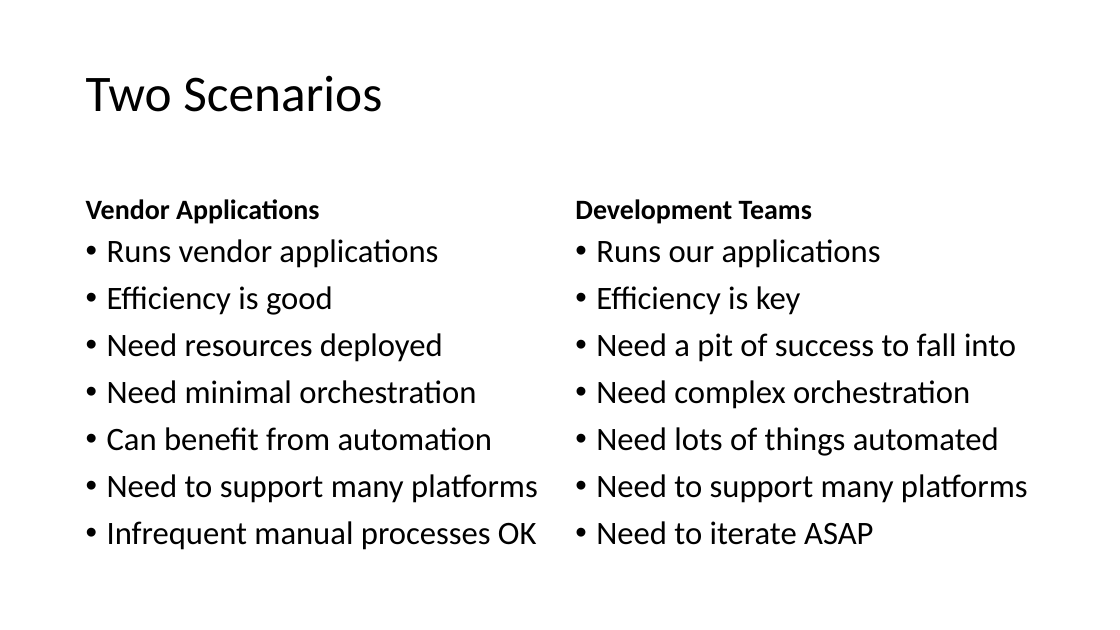
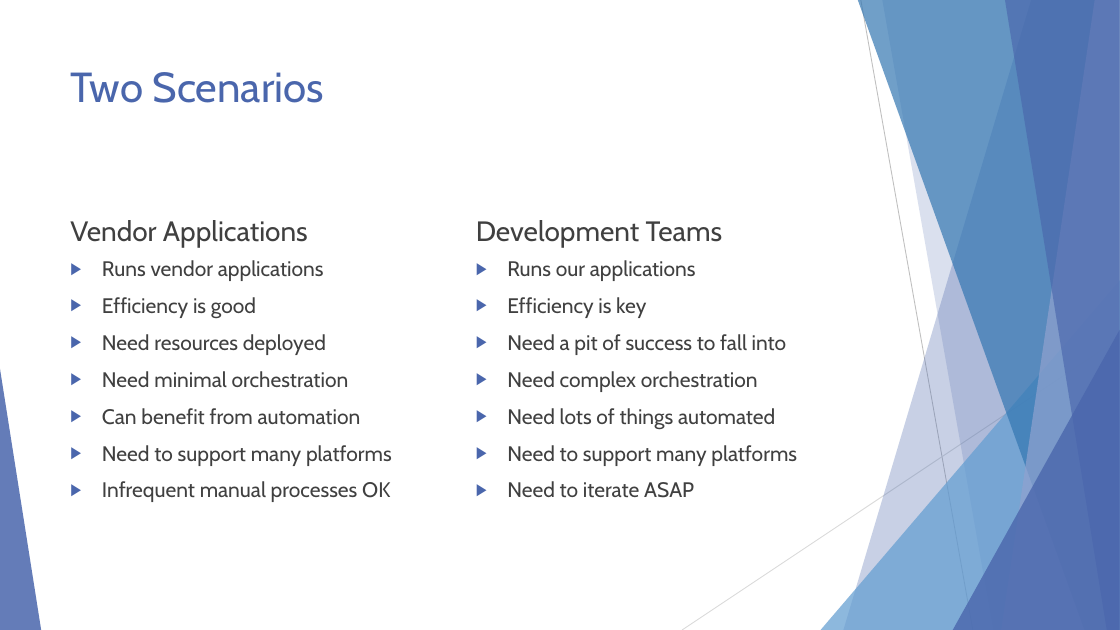
Before and after one commit to EnterpriseProductsLP/docker-straw-man, a slide deck: slide 15 of Docker Proofs of Concept.pptx. Drawn at 1120x630 pixels with LibreOffice and Linux fonts; fonts in the diff are those of the drawing. Boxes give left, top, right and bottom in pixels: in the first picture for what was removed or moved away, otherwise in the second. Text is boxed around its words. In the diff, an @@ line names an element or a change of style, - is before the commit and + after.

Commit message:
Finished styling and animating.

```diff
--- a/Docker Proofs of Concept.pptx
+++ b/Docker Proofs of Concept.pptx
@@ title "Two Scenarios": place and size @@
-title "Two Scenarios" at bbox=[86, 75, 382, 112]
+title "Two Scenarios" at bbox=[71, 72, 324, 103]
@@ title "Two Scenarios" at bbox=[71, 72, 324, 103]: size 44 to 36 pt, font Calibri to Cabin, text colour #000000 to #4A66AC; line spacing 0.9 to 1; vertical alignment middle to top @@
@@ text "Vendor Applications": place and size @@
-text "Vendor Applications" at bbox=[86, 199, 319, 224]
+text "Vendor Applications" at bbox=[70, 220, 308, 248]
@@ text "Vendor Applications" at bbox=[70, 220, 308, 248]: font Calibri to Cabin, text colour #000000 to #404040, bold off; line spacing 0.9 to 1 @@
@@ text "Development Teams" at bbox=[476, 220, 723, 248]: font Calibri to Cabin, text colour #000000 to #404040, bold off; line spacing 0.9 to 1 @@
@@ text "Development Teams": place and size @@
-text "Development Teams" at bbox=[575, 199, 812, 224]
+text "Development Teams" at bbox=[476, 220, 723, 248]
@@ text "Runs vendor applications": place and size @@
-text "Runs vendor applications" at bbox=[107, 239, 538, 550]
+text "Runs vendor applications" at bbox=[102, 260, 392, 502]
@@ text "Runs vendor applications" at bbox=[102, 260, 392, 502]: size 28 to 18 pt, font Calibri to Cabin, text colour #000000 to #404040; bullet • to ▶; line spacing 0.9 to 1 @@
@@ text "Runs our applications" at bbox=[507, 260, 797, 498]: size 28 to 18 pt, font Calibri to Cabin, text colour #000000 to #404040; bullet • to ▶; line spacing 0.9 to 1 @@
@@ text "Runs our applications": place and size @@
-text "Runs our applications" at bbox=[596, 239, 1028, 545]
+text "Runs our applications" at bbox=[507, 260, 797, 498]
@@ group added at bbox=[0, 0, 1120, 630]: 5 freeform shapes, 3 triangles, 2 lines @@
```
Also in this commit, not shown: 16 other slides changed, 1 slide removed.
